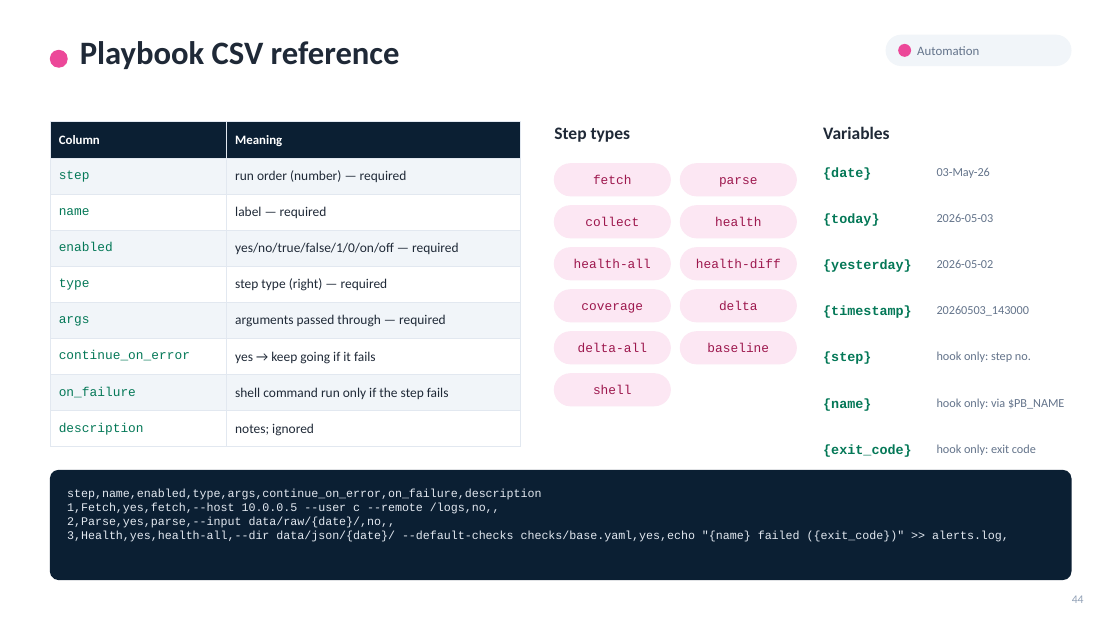
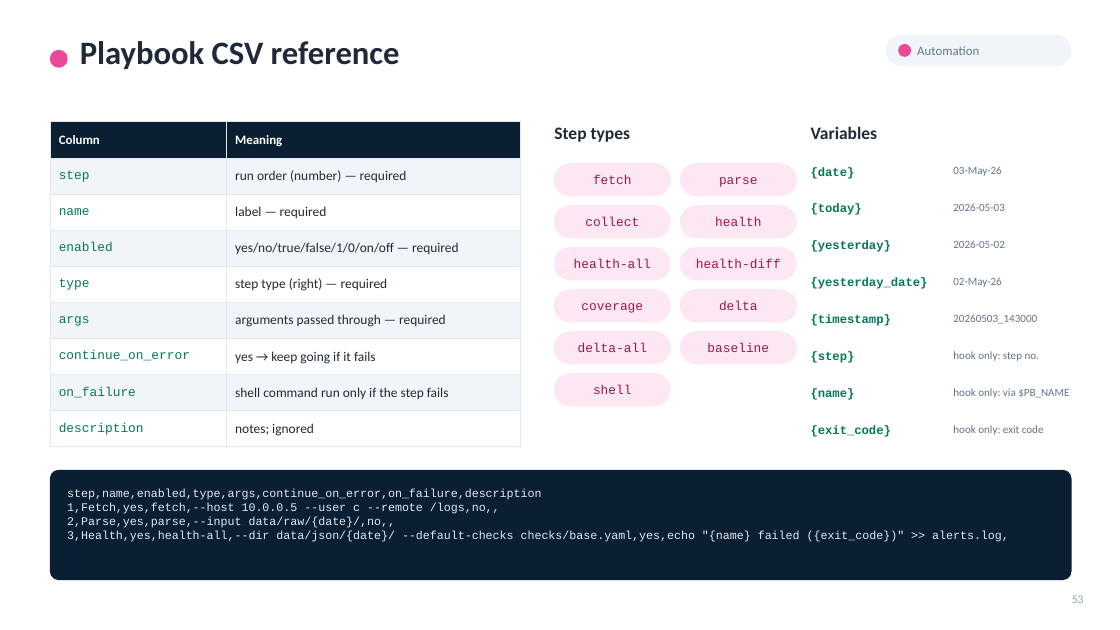
Before and after one commit to omi23484/checklist-project, a slide deck: slide 53 of docs/Network_CLI_Parser_Usage_Guide.pptx (slide 44 before the commit). Drawn at 1120x630 pixels with LibreOffice and Linux fonts; fonts in the diff are those of the drawing. Boxes give left, top, right and bottom in pixels: in the first picture for what was removed or moved away, otherwise in the second. Text is boxed around its words. In the diff, an @@ line names an element or a change of style, - is before the commit and + after.

```diff
--- a/docs/Network_CLI_Parser_Usage_Guide.pptx
+++ b/docs/Network_CLI_Parser_Usage_Guide.pptx
@@ text "Variables": place and size @@
-text "Variables" at (823,126,890,139)
+text "Variables" at (811,126,878,139)
@@ text "{date}": place and size @@
-text "{date}" at (823,167,871,180)
+text "{date}" at (811,167,855,179)
@@ text "03-May-26": place and size @@
-text "03-May-26" at (937,168,990,178)
+text "03-May-26" at (953,166,1001,176)
@@ text "{today}": place and size @@
-text "{today}" at (823,213,879,226)
+text "{today}" at (811,204,862,215)
@@ text "2026-05-03": place and size @@
-text "2026-05-03" at (937,214,994,222)
+text "2026-05-03" at (953,203,1005,211)
@@ text "{yesterday}": place and size @@
-text "{yesterday}" at (823,259,912,272)
+text "{yesterday}" at (811,241,891,252)
@@ text "2026-05-02": place and size @@
-text "2026-05-02" at (937,260,994,268)
+text "2026-05-02" at (953,240,1005,248)
@@ text added at (811,278,928,289), 10.5 pt, text #047857, bold @@
+{yesterday_date}
@@ text added at (953,277,1001,287), 9.5 pt, text #64748B @@
+02-May-26
@@ text "{timestamp}": place and size @@
-text "{timestamp}" at (823,306,912,318)
+text "{timestamp}" at (811,315,891,326)
@@ text "20260503_143000": place and size @@
-text "20260503_143000" at (937,306,1029,316)
+text "20260503_143000" at (953,314,1037,324)
@@ text "{step}": place and size @@
-text "{step}" at (823,352,871,364)
+text "{step}" at (811,352,855,363)
@@ text "hook only: step no.": place and size @@
-text "hook only: step no." at (937,351,1031,362)
+text "hook only: step no." at (953,351,1039,361)
@@ text "{name}": place and size @@
-text "{name}" at (823,398,871,411)
+text "{name}" at (811,389,855,400)
@@ text "hook only: via $PB_NAME": place and size @@
-text "hook only: via $PB_NAME" at (937,398,1064,409)
+text "hook only: via $PB_NAME" at (953,388,1069,398)
@@ size 11.5 to 10.5 pt in 7 elements at (811,167,855,179), (811,204,862,215), (811,241,891,252), (811,352,855,363), (811,315,891,326), (811,389,855,400), (811,426,891,437) @@
@@ text "{exit_code}": place and size @@
-text "{exit_code}" at (823,444,912,457)
+text "{exit_code}" at (811,426,891,437)
@@ size 10.5 to 9.5 pt in 7 elements at (953,166,1001,176), (953,203,1005,211), (953,240,1005,248), (953,351,1039,361), (953,314,1037,324), (953,388,1069,398), (953,425,1044,435) @@
@@ text "hook only: exit code": place and size @@
-text "hook only: exit code" at (937,444,1036,455)
+text "hook only: exit code" at (953,425,1044,435)
@@ text at (1072,595,1084,603): text changed @@
-44
+53
```
Also in this commit, not shown: 12 other slides changed, 9 slides added, 6 other files.
